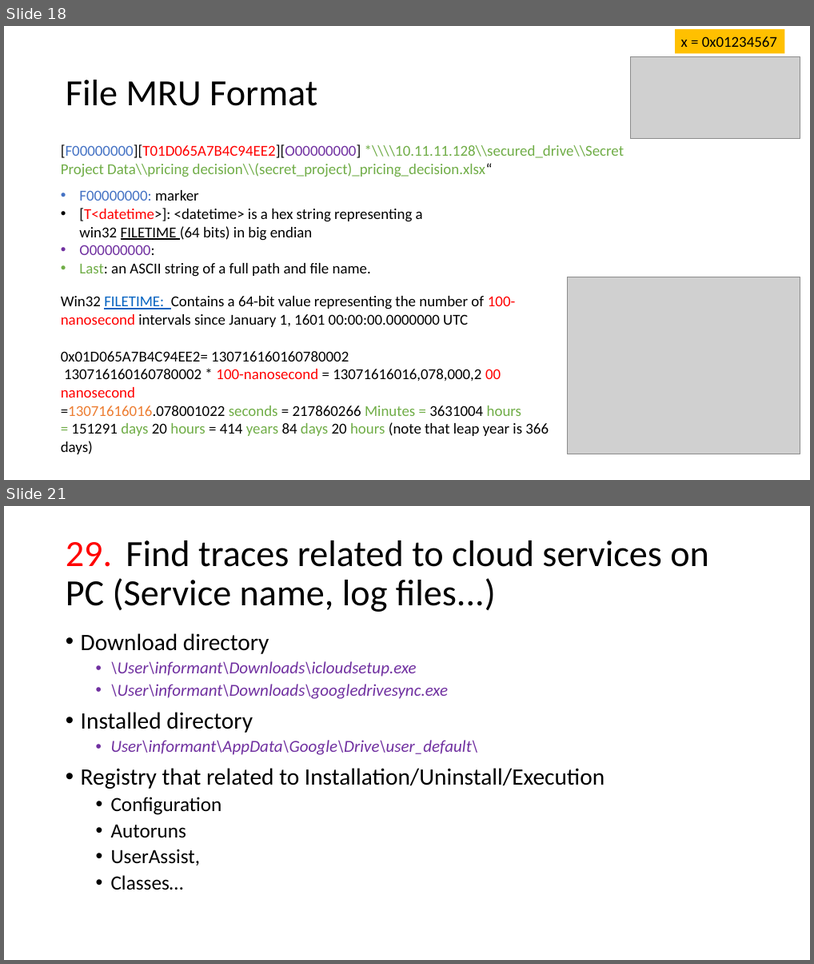
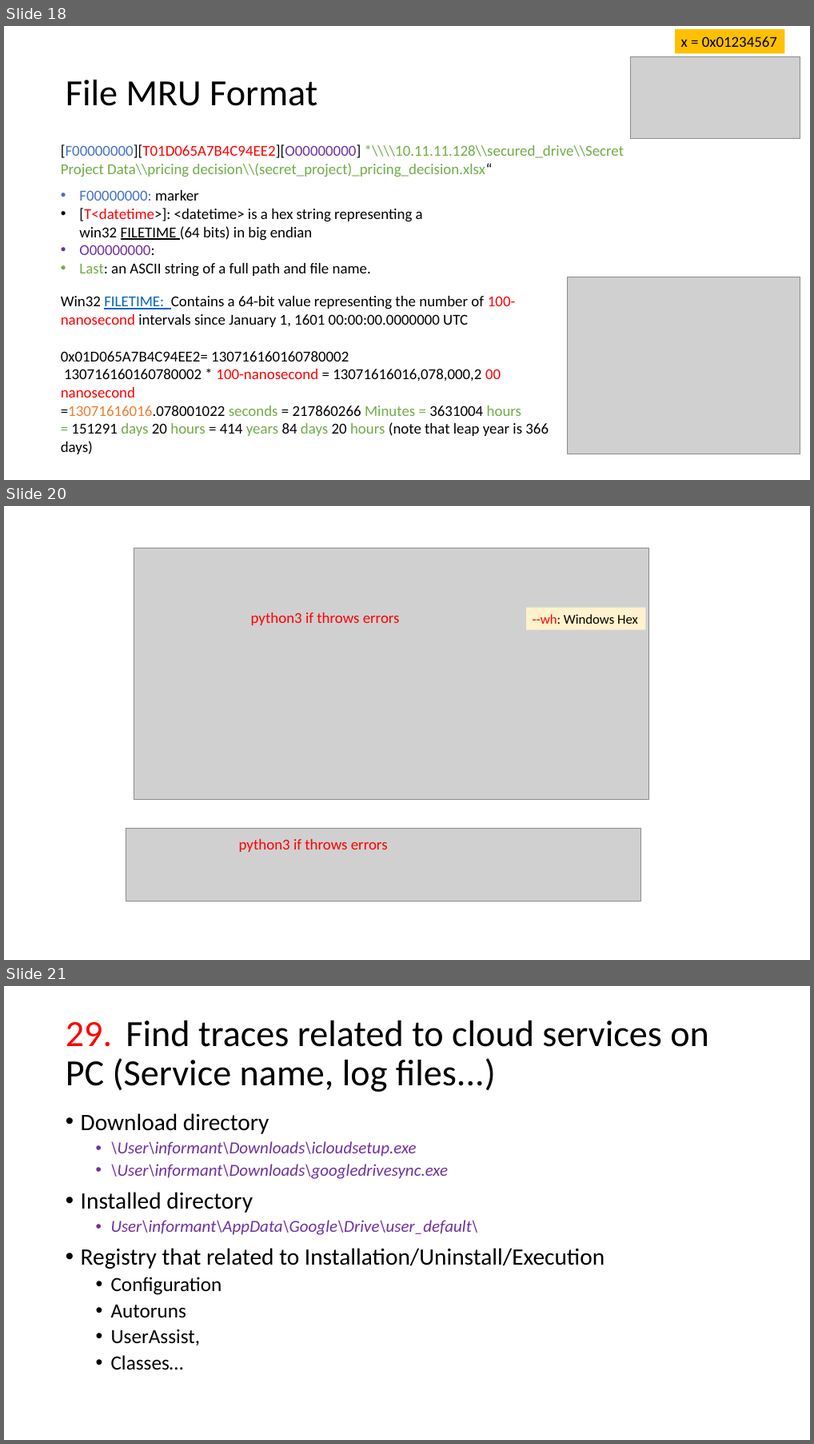
Before and after one commit to frankwxu/digital-forensics-lab, a slide deck: NIST_Data_Leakage_Case/NIST_Data_Leakage_07_NetworkDrive_Cloud.pptx. Shown one above the other, each under a label of ours: slides 18 and 21 before the commit, slides 18, 20 and 21 after it; the slides between them are not shown. The pictures are 814x964 and 814x1444 pixels, drawn with LibreOffice and Linux fonts; fonts in the diff are those of the drawing; grey boxes stand for pictures; background and template pictures are left out. Boxes give left, top, right and bottom in pixels: in the first picture for what was removed or moved away, otherwise in the second. Text is boxed around its words. In the diff, an @@ line names an element or a change of style, - is before the commit and + after.

```diff
--- a/NIST_Data_Leakage_Case/NIST_Data_Leakage_07_NetworkDrive_Cloud.pptx
+++ b/NIST_Data_Leakage_Case/NIST_Data_Leakage_07_NetworkDrive_Cloud.pptx
@@ slide 20 added at (x1=4, y1=506, x2=810, y2=960), background #FFFFFF @@
@@ picture added at (x1=134, y1=548, x2=650, y2=800) @@
@@ text added at (x1=251, y1=612, x2=400, y2=625), 18 pt, text #FF0000 @@
+python3 if throws errors
@@ rectangle added at (x1=526, y1=608, x2=646, y2=630), fill #FFF2CC, 16 pt, text #000000 @@
+--wh: Windows Hex
@@ picture added at (x1=126, y1=828, x2=642, y2=901) @@
@@ text added at (x1=239, y1=839, x2=388, y2=852), 18 pt, text #FF0000 @@
+python3 if throws errors
```
Also in this commit, not shown: 4 slides changed, 1 other slide added, 1 slide removed, 2 other files.
